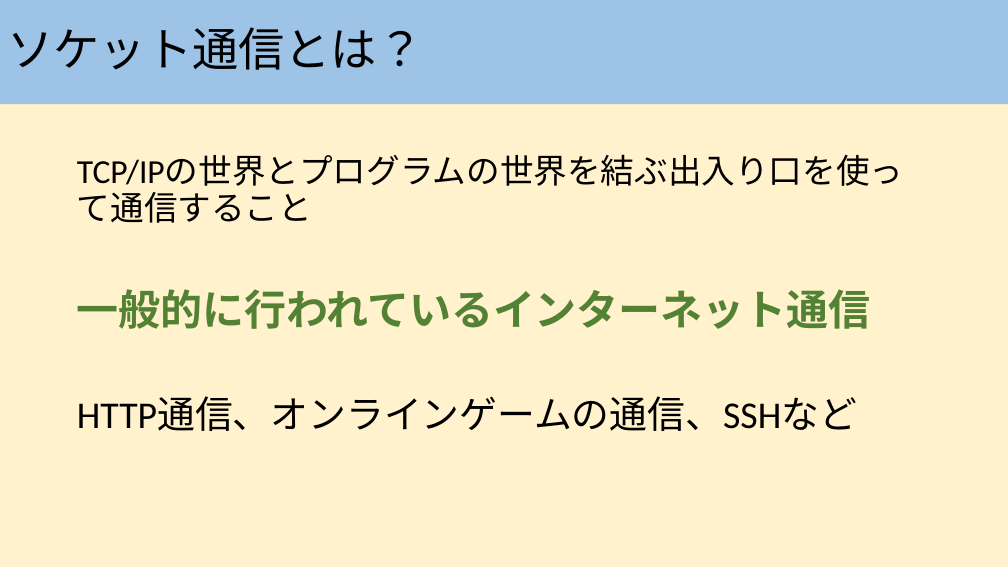
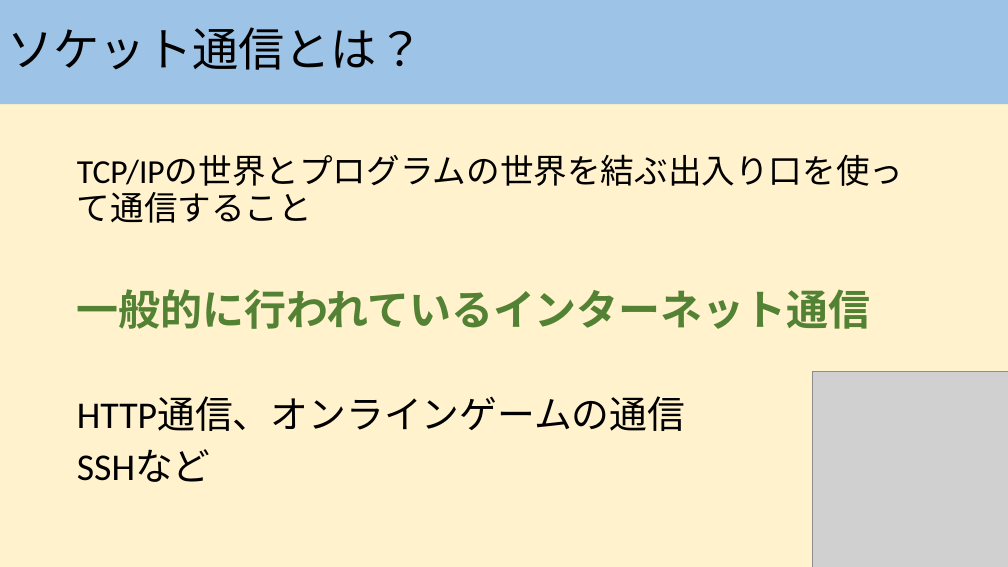
Before and after one commit to sakastudio/aktsk_lt_socket, a slide deck: slide 3 of lt.pptx. Drawn at 1008x567 pixels with LibreOffice and Linux fonts; fonts in the diff are those of the drawing; grey boxes stand for pictures. Boxes give left, top, right and bottom in pixels: in the first picture for what was removed or moved away, otherwise in the second. Text is boxed around its words. In the diff, an @@ line names an element or a change of style, - is before the commit and + after.

Commit message:
スライド更新

```diff
--- a/lt.pptx
+++ b/lt.pptx
@@ picture added at bbox=[813, 372, 1008, 567] @@
@@ text at bbox=[77, 397, 685, 482]: text changed @@
-HTTP通信、オンラインゲームの通信、SSHなど
+HTTP通信、オンラインゲームの通信
+SSHなど
```
Also in this commit, not shown: 2 other slides changed.
